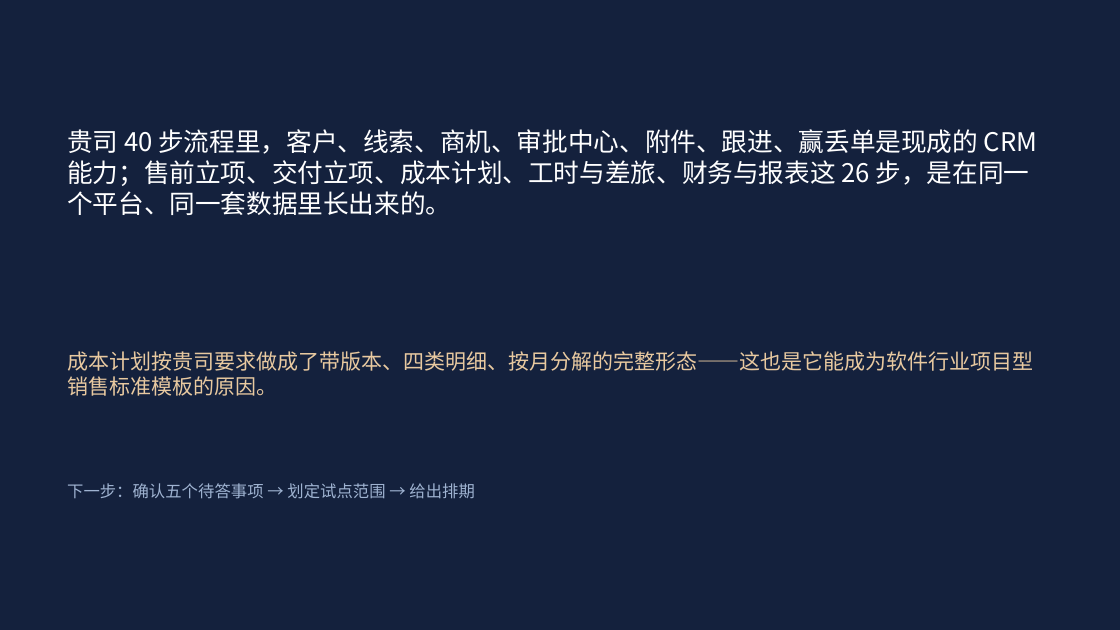
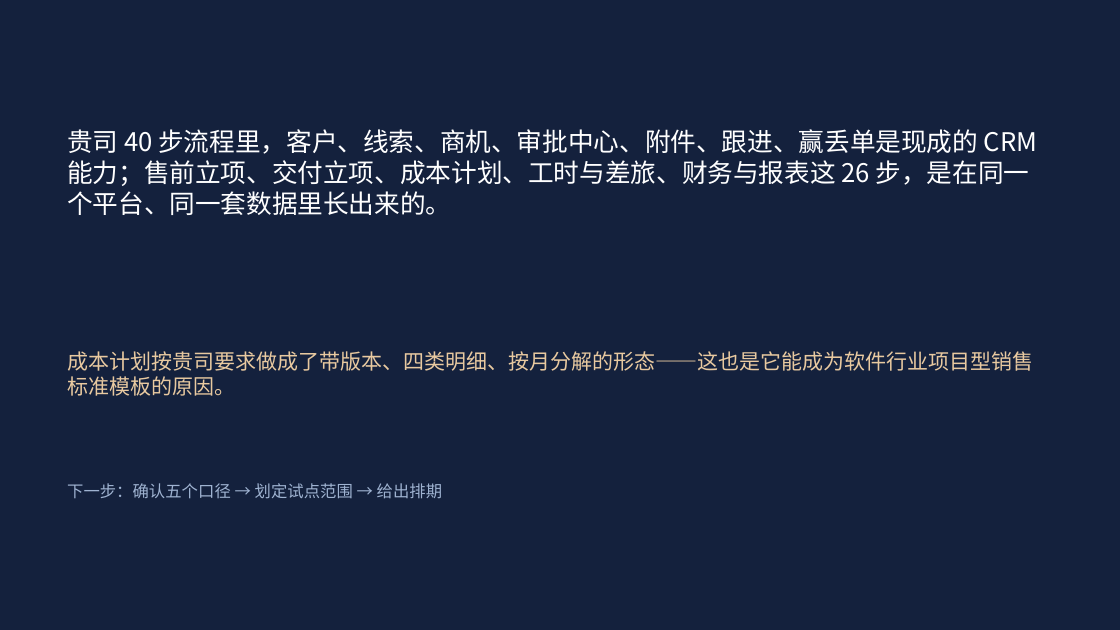
Before and after one commit to sunhaolin/hotcrm, a slide deck: slide 34 of docs/demo/psa-presales/客户汇报-华信案例.pptx (slide 35 before the commit). Drawn at 1120x630 pixels with LibreOffice and Linux fonts; fonts in the diff are those of the drawing. Boxes give left, top, right and bottom in pixels: in the first picture for what was removed or moved away, otherwise in the second. Text is boxed around its words. In the diff, an @@ line names an element or a change of style, - is before the commit and + after.

```diff
--- a/docs/demo/psa-presales/客户汇报-华信案例.pptx
+++ b/docs/demo/psa-presales/客户汇报-华信案例.pptx
@@ text at box(67, 351, 1033, 396): text changed @@
-成本计划按贵司要求做成了带版本、四类明细、按月分解的完整形态——这也是它能成为软件行业项目型销售标准模板的原因。
+成本计划按贵司要求做成了带版本、四类明细、按月分解的形态——这也是它能成为软件行业项目型销售标准模板的原因。
@@ text at box(67, 483, 442, 499): text changed @@
-下一步：确认五个待答事项 → 划定试点范围 → 给出排期
+下一步：确认五个口径 → 划定试点范围 → 给出排期
```
Also in this commit, not shown: 30 other slides changed, 1 slide removed, 2 other files.
